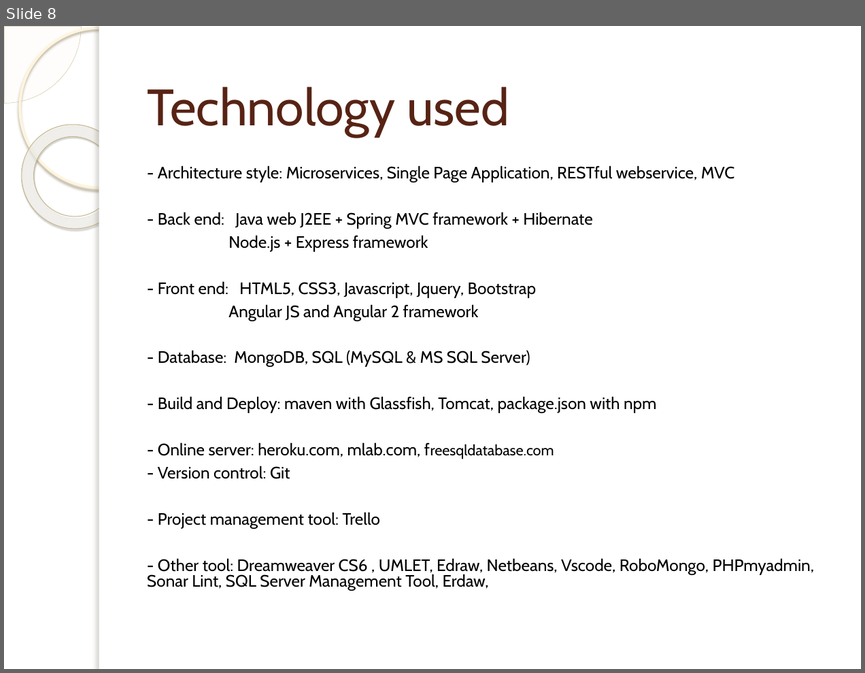
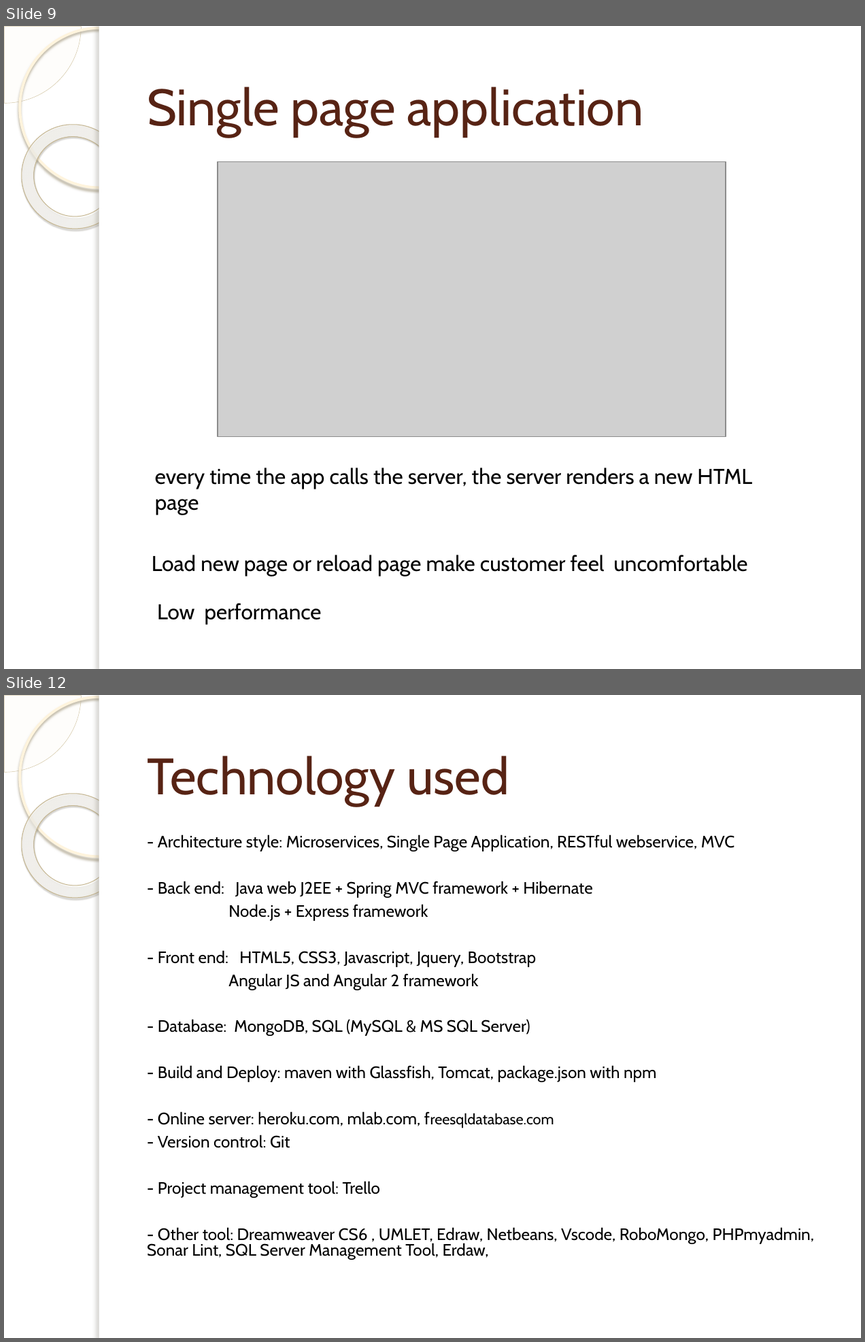
Before and after one commit to dohungcuongdev/thesis-documentation, a slide deck: Thesis-review.pptx. Shown one above the other, each under a label of ours: slide 8 before the commit, slides 9 and 12 after it; the slides between them are not shown. The pictures are 865x673 and 865x1342 pixels, drawn with LibreOffice and Linux fonts; fonts in the diff are those of the drawing; grey boxes stand for pictures; background and template pictures are left out. Boxes give left, top, right and bottom in pixels: in the first picture for what was removed or moved away, otherwise in the second. Text is boxed around its words. In the diff, an @@ line names an element or a change of style, - is before the commit and + after.

```diff
--- a/Thesis-review.pptx
+++ b/Thesis-review.pptx
@@ slide 9 added at box(4, 26, 861, 669), background picture (left out); not listed: 5 template elements that a slide beside it also shows @@
@@ title added at box(147, 87, 644, 136), 43 pt, text #572314 @@
+Single page application
@@ picture added at box(218, 161, 725, 437) @@
@@ text added at box(155, 467, 752, 514), 18 pt, text #000000 @@
+every time the app calls the server, the server renders a new HTML page
@@ text added at box(152, 554, 747, 575), 18 pt, text #000000 @@
+Load new page or reload page make customer feel uncomfortable
@@ text added at box(157, 603, 322, 624), 18 pt, text #000000 @@
+Low performance
@@ what was slide 8 is now slide 12 @@
```
Also in this commit, not shown: 5 slides changed, 3 other slides added, 1 other file.
